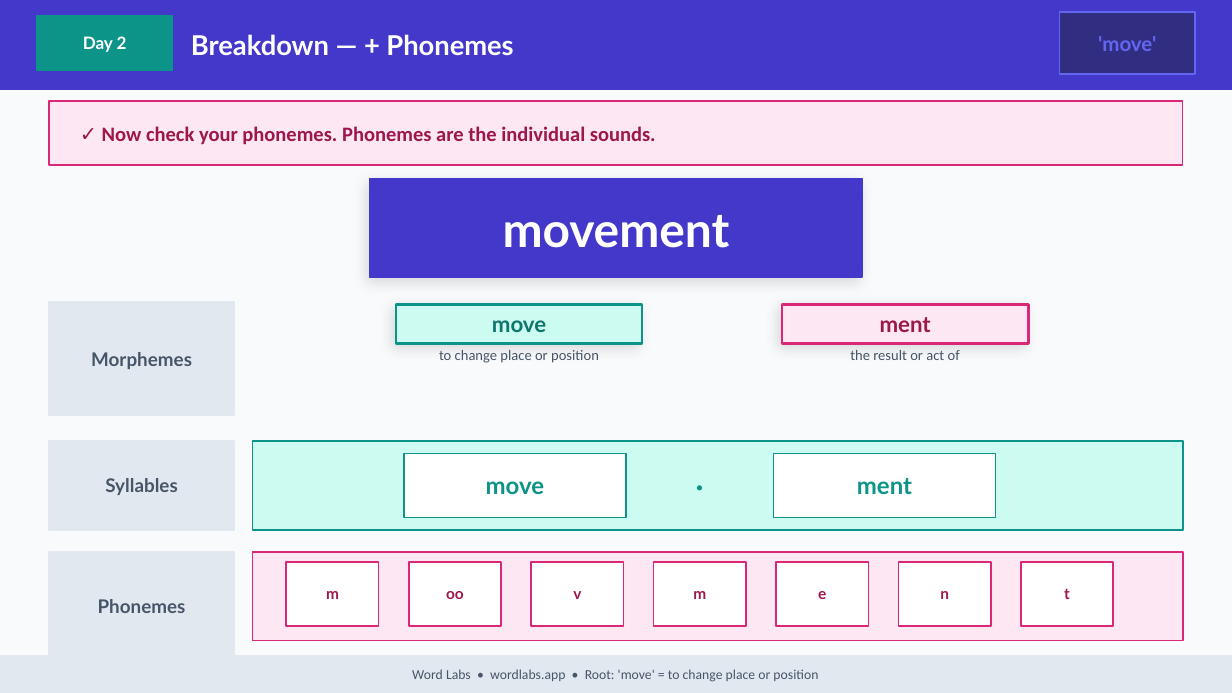
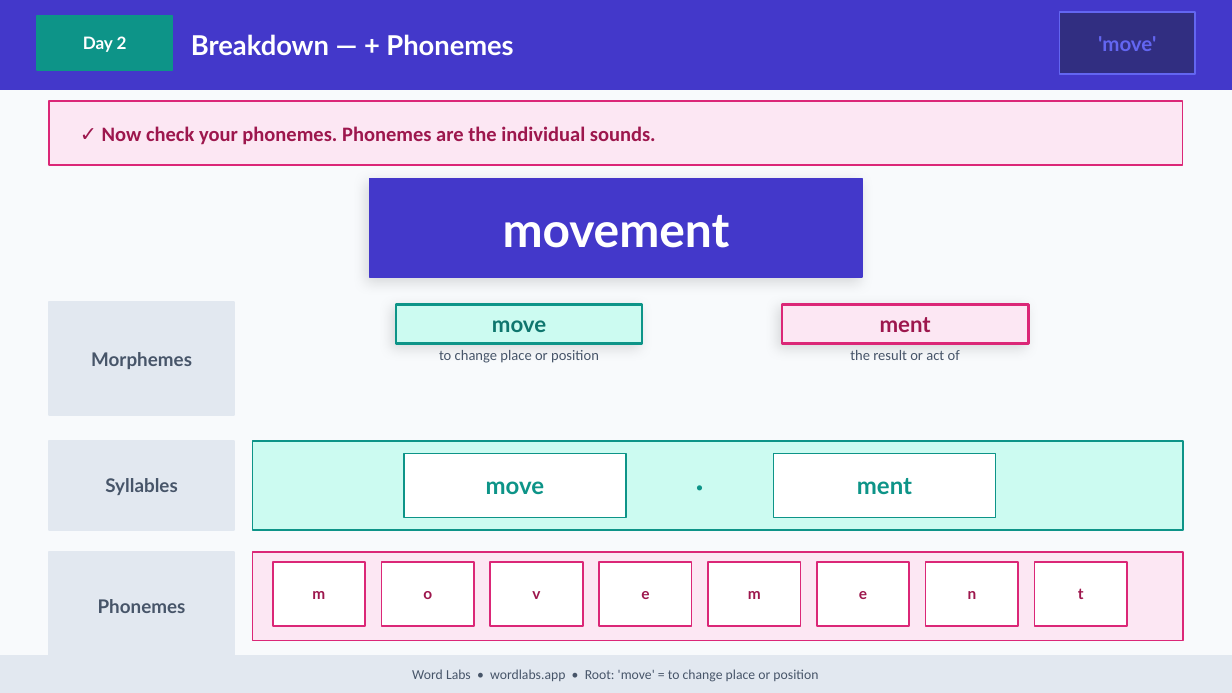
Before and after one commit to NickD135/morphology-builder, a slide deck: slide 20 of output/wordlabs-move-3day.pptx. Drawn at 1232x693 pixels with LibreOffice and Linux fonts; fonts in the diff are those of the drawing. Boxes give left, top, right and bottom in pixels: in the first picture for what was removed or moved away, otherwise in the second. Text is boxed around its words. In the diff, an @@ line names an element or a change of style, - is before the commit and + after.

```diff
--- a/output/wordlabs-move-3day.pptx
+++ b/output/wordlabs-move-3day.pptx
@@ text "m": place and size @@
-text "m" at (326,591,339,599)
+text "m" at (312,591,325,599)
@@ rectangle: place and size @@
-rectangle at (286,562,378,626)
+rectangle at (272,562,365,626)
@@ rectangle: place and size @@
-rectangle at (409,562,501,626)
+rectangle at (382,562,474,626)
@@ text "v": place and size @@
-text "v" at (573,591,581,599)
+text "v" at (532,591,540,599)
@@ rectangle: place and size @@
-rectangle at (531,562,623,626)
+rectangle at (490,562,583,626)
@@ rectangle: place and size @@
-rectangle at (653,562,745,626)
+rectangle at (599,562,691,626)
@@ rectangle: place and size @@
-rectangle at (776,562,869,626)
+rectangle at (708,562,801,626)
@@ text "m": place and size @@
-text "m" at (693,591,706,599)
+text "m" at (748,591,761,599)
@@ rectangle: place and size @@
-rectangle at (898,562,991,626)
+rectangle at (817,562,909,626)
@@ text "e": place and size @@
-text "e" at (818,591,826,599)
+text "e" at (859,591,867,599)
@@ rectangle: place and size @@
-rectangle at (1021,562,1114,626)
+rectangle at (925,562,1018,626)
@@ text "n": place and size @@
-text "n" at (940,591,949,599)
+text "n" at (968,591,977,599)
@@ text "t": place and size @@
-text "t" at (1064,588,1070,599)
+text "t" at (1078,588,1084,599)
@@ rectangle added at (1035,562,1127,626), fill #FFFFFF, outline #DB2777 1 pt @@
@@ text at (423,591,432,599): text changed @@
-oo
+o
@@ text added at (641,591,649,599), 9 pt, text #9D174D, bold @@
+e
```
Also in this commit, not shown: 5 other slides changed, 43 other files.
